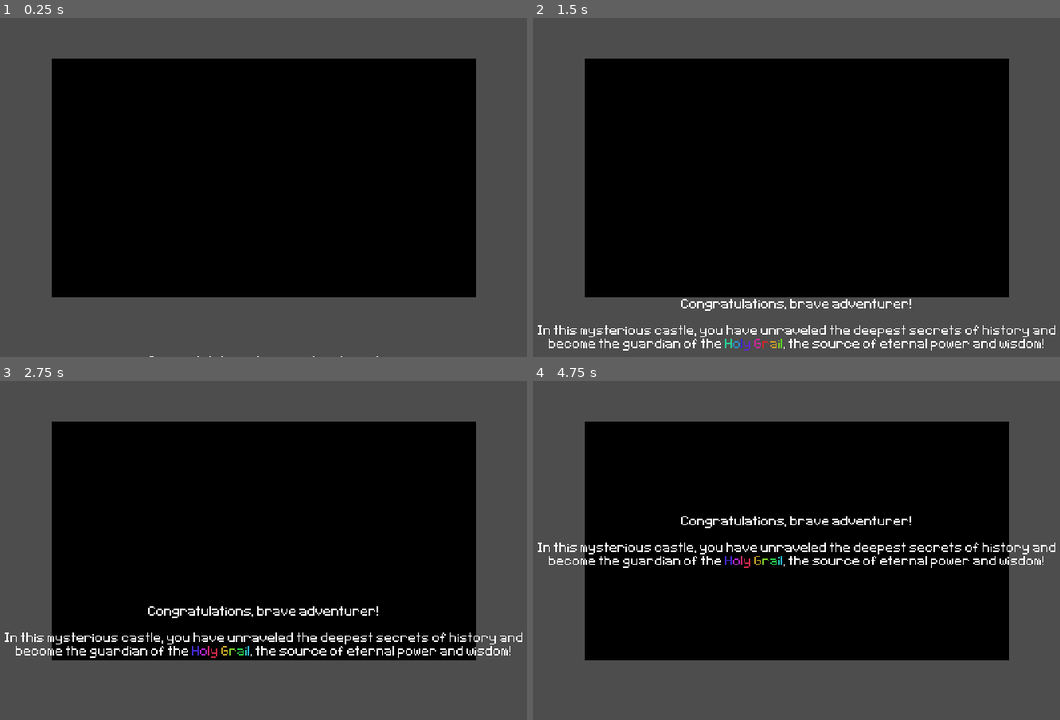
Above: before the commit, frames 1-4 (two rows, left to right).
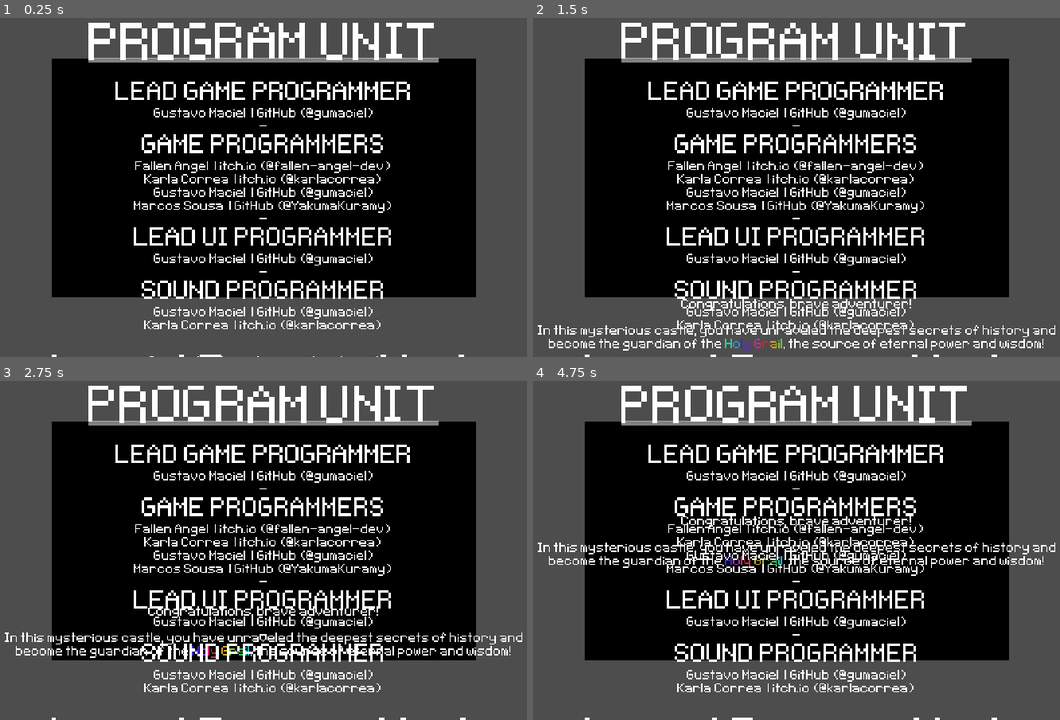
Above: after the commit, the same moments.

Repository: gumaciel/awesome-game-jam-01
Game: Godot game, scene res://scenes/main/main.tscn
Two runs of this game, one before a commit and one after it. Both use one fixed random seed, a clock stepped at 60 frames per second and the inputs below. The engine's default icon, where the game draws it, is replaced by a stand-in: a white triangle on a blue panel in a dark square.
Inputs (mouse positions are in pixels of both pictures, inside the frame that each line leads up to):
- Up to frame 1 (0.25 s): no input
- Up to frame 2 (1.5 s): move the mouse to (938, 160) at 0.52 s; hold D (move_right) 0.53-1.28 s; hold J (alternate) 0.53-1.28 s; click (938, 160) at 0.67 s; move the mouse to (670, 194) at 1.27 s; hold S (move_down) from 1.28 s (still down); tap J (alternate) at 1.35 s
- Up to frame 3 (2.75 s): move the mouse to (326, 462) at 2.02 s; release S (move_down) at 2.03 s; hold D (move_right) from 2.03 s (still down); hold J (alternate) from 2.03 s (still down)
- Up to frame 4 (4.75 s): move the mouse to (764, 611) at 2.77 s; release D (move_right) at 2.78 s; release J (alternate) at 2.78 s; hold W (move_up) 2.78-3.53 s; tap J (alternate) at 2.85, 4.35 s; click (764, 611) at 2.92 s; move the mouse to (986, 594) at 3.52 s; hold J (alternate) 3.53-4.28 s; hold A (move_left) from 3.53 s (still down); move the mouse to (606, 486) at 4.27 s

The runs differ from the first frame. In frame 1, 11% of the frame differs, in the area x 9-89%, y 1-100%; in frame 2, 10%; in frame 3, 10%; in frame 4, 10%.

Commit message:
Update ending.tscn

Diff:
--- a/scenes/ending/ending.tscn
+++ b/scenes/ending/ending.tscn
@@ -334,11 +334,11 @@
 layout_mode = 2
 theme_override_fonts/normal_font = ExtResource("5_0wkje")
 bbcode_enabled = true
-text = "[center]LEAD LEVEL DESIGNER
+text = "[center][font_size=32]LEAD LEVEL DESIGNER[/font_size]
 
 Fallen Angel | itch.io (@fallen-angel-dev)
 -
-LEVEL DESIGNERS
+[font_size=32]LEVEL DESIGNERS[/font_size]
 
 Gustavo Maciel | GitHub (@gumaciel)
 Flavio Sepulveda | itch.io (@hallsey)
@@ -378,11 +378,11 @@
 layout_mode = 2
 theme_override_fonts/normal_font = ExtResource("5_0wkje")
 bbcode_enabled = true
-text = "[center]LEAD GAME DESIGNER
+text = "[center][font_size=32]LEAD GAME DESIGNER[/font_size]
 
  Flavio Sepulveda | itch.io (@hallsey)
 -
-GAME DESIGNERS
+[font_size=32]GAME DESIGNERS[/font_size]
 
 Fallen Angel | itch.io (@fallen-angel-dev)
 Gustavo Maciel | GitHub (@gumaciel)"
@@ -390,4 +390,54 @@
 scroll_active = false
 autowrap_mode = 0
 
+[node name="Program" type="AspectRatioContainer" parent="."]
+layout_mode = 1
+anchors_preset = 8
+anchor_left = 0.5
+anchor_top = 0.5
+anchor_right = 0.5
+anchor_bottom = 0.5
+offset_left = -168.0
+offset_top = -62.0
+offset_right = 168.0
+offset_bottom = 62.0
+grow_horizontal = 2
+grow_vertical = 2
+
+[node name="ProgramUnit" type="VBoxContainer" parent="Program"]
+layout_mode = 2
+
+[node name="Title" type="RichTextLabel" parent="Program/ProgramUnit"]
+layout_mode = 2
+theme_override_fonts/normal_font = ExtResource("5_0wkje")
+theme_override_font_sizes/normal_font_size = 64
+bbcode_enabled = true
+text = "[center][shake][u]PROGRAM UNIT"
+fit_content = true
+scroll_active = false
+autowrap_mode = 0
+
+[node name="Body" type="RichTextLabel" parent="Program/ProgramUnit"]
+layout_mode = 2
+theme_override_fonts/normal_font = ExtResource("5_0wkje")
+bbcode_enabled = true
+text = "[center][font_size=32]LEAD GAME PROGRAMMER[/font_size]
+Gustavo Maciel | GitHub (@gumaciel)
+-
+[font_size=32]GAME PROGRAMMERS[/font_size]
+Fallen Angel | itch.io (@fallen-angel-dev)
+Karla Correa | itch.io (@karlacorrea)
+Gustavo Maciel | GitHub (@gumaciel)
+Marcos Sousa | GitHub (@YakumaKuramy)
+-
+[font_size=32]LEAD UI PROGRAMMER[/font_size]
+Gustavo Maciel | GitHub (@gumaciel)
+-
+[font_size=32]SOUND PROGRAMMER[/font_size]
+Gustavo Maciel | GitHub (@gumaciel)
+Karla Correa | itch.io (@karlacorrea)"
+fit_content = true
+scroll_active = false
+autowrap_mode = 0
+
 [connection signal="animation_finished" from="AnimationPlayer" to="." method="_on_animation_player_animation_finished"]
Not shown: 1 places in scenes/ending/ending.tscn that only renumber resources
